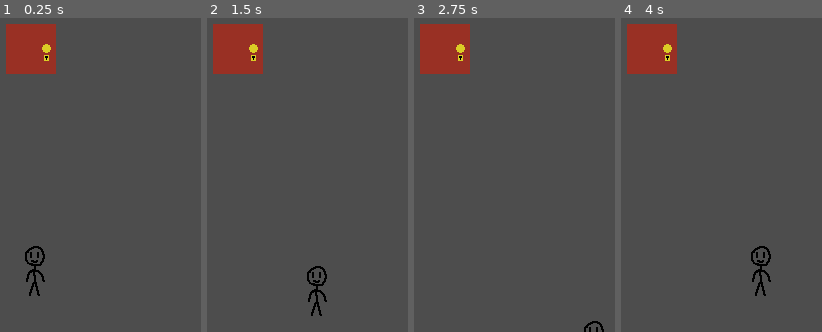
Above: before the commit, frames 1-4 (left to right).
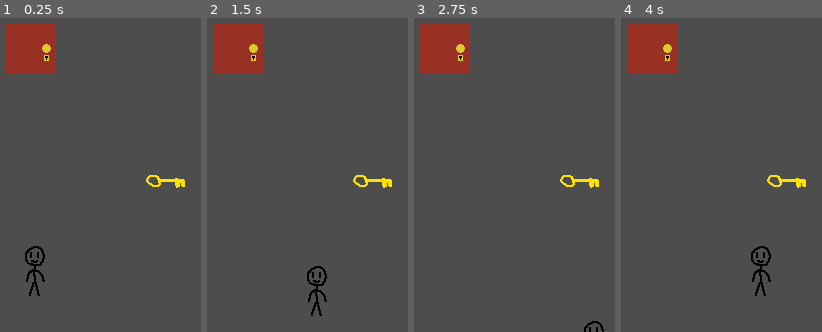
Above: after the commit, the same moments.

Repository: dullxxisdead/My-Godot-Journey
Game: Godot game, scene res://main_node_2d.tscn
Same seed, same stepped clock (60 frames per second), same inputs: the game is played once before the commit and once after it.
Inputs:
- Up to frame 1 (0.25 s): no input
- Up to frame 2 (1.5 s): tap Enter at 0.5 s; hold D (MovePlayerRight) 0.53-1.28 s; tap F (PlayerAction) at 0.6, 1.35 s; hold S (MovePlayerDown) from 1.28 s (still down)
- Up to frame 3 (2.75 s): release S (MovePlayerDown) at 2.03 s; hold D (MovePlayerRight) from 2.03 s (still down); tap F (PlayerAction) at 2.1 s
- Up to frame 4 (4 s): tap Space at 2.75 s; release D (MovePlayerRight) at 2.78 s; hold W (MovePlayerUP) 2.78-3.53 s; tap F (PlayerAction) at 2.85, 3.6 s; hold A (MovePlayerLeft) from 3.53 s (still down)

The runs differ from the first frame. In frame 1, 0.3% of the frame differs, in the area x 72-93%, y 50-55%; in frame 2, 0.3%; in frame 3, 0.3%; in frame 4, 0.3%.

Commit message:
23.11

Diff:
--- a/interactive-door/door.gd
+++ b/interactive-door/door.gd
@@ -37,7 +37,6 @@
 	door_open = false
 	print("Дверь закрыта.")
 
-
 func _on_area_2d_body_entered(body: Node2D) -> void:
 	player_nearby = true
 	print("Подошел к двери")
--- a/interactive-door/main_node_2d.tscn
+++ b/interactive-door/main_node_2d.tscn
@@ -4,6 +4,7 @@
 [ext_resource type="Texture2D" uid="uid://c2ktovkgekwak" path="res://Sprites/Player_main.png" id="1_wqkee"]
 [ext_resource type="Script" uid="uid://c7f1sbqwfvoyt" path="res://door.gd" id="3_45nqt"]
 [ext_resource type="Texture2D" uid="uid://dbhq1pw8hf48b" path="res://Sprites/Door Locked.png" id="4_3v44e"]
+[ext_resource type="Texture2D" uid="uid://g6rys42scc40" path="res://Sprites/Key.png" id="5_3v44e"]
 
 [sub_resource type="RectangleShape2D" id="RectangleShape2D_822dq"]
 size = Vector2(29, 53)
@@ -13,6 +14,9 @@
 
 [sub_resource type="RectangleShape2D" id="RectangleShape2D_njvsp"]
 size = Vector2(82, 78)
+
+[sub_resource type="RectangleShape2D" id="RectangleShape2D_emy68"]
+size = Vector2(45, 22)
 
 [node name="MainNode2D" type="Node2D" unique_id=402872124]
 
@@ -47,5 +51,17 @@
 light_mask = 3
 shape = SubResource("RectangleShape2D_njvsp")
 
+[node name="Key" type="Node2D" parent="." unique_id=757009309]
+position = Vector2(537, 297)
+
+[node name="Sprite2D" type="Sprite2D" parent="Key" unique_id=1080245096]
+texture = ExtResource("5_3v44e")
+
+[node name="CollisionShape2D" type="CollisionShape2D" parent="Key" unique_id=344103188]
+position = Vector2(-1.5, 1)
+shape = SubResource("RectangleShape2D_emy68")
+
+[node name="Area2D" type="Area2D" parent="Key" unique_id=1374685647]
+
 [connection signal="body_entered" from="Door/Area2D" to="Door" method="_on_area_2d_body_entered"]
 [connection signal="body_exited" from="Door/Area2D" to="Door" method="_on_area_2d_body_exited"]
Binary file added: interactive-door/Sprites/Key.png
Not shown, added: interactive-door/Sprites/Key.png.import
